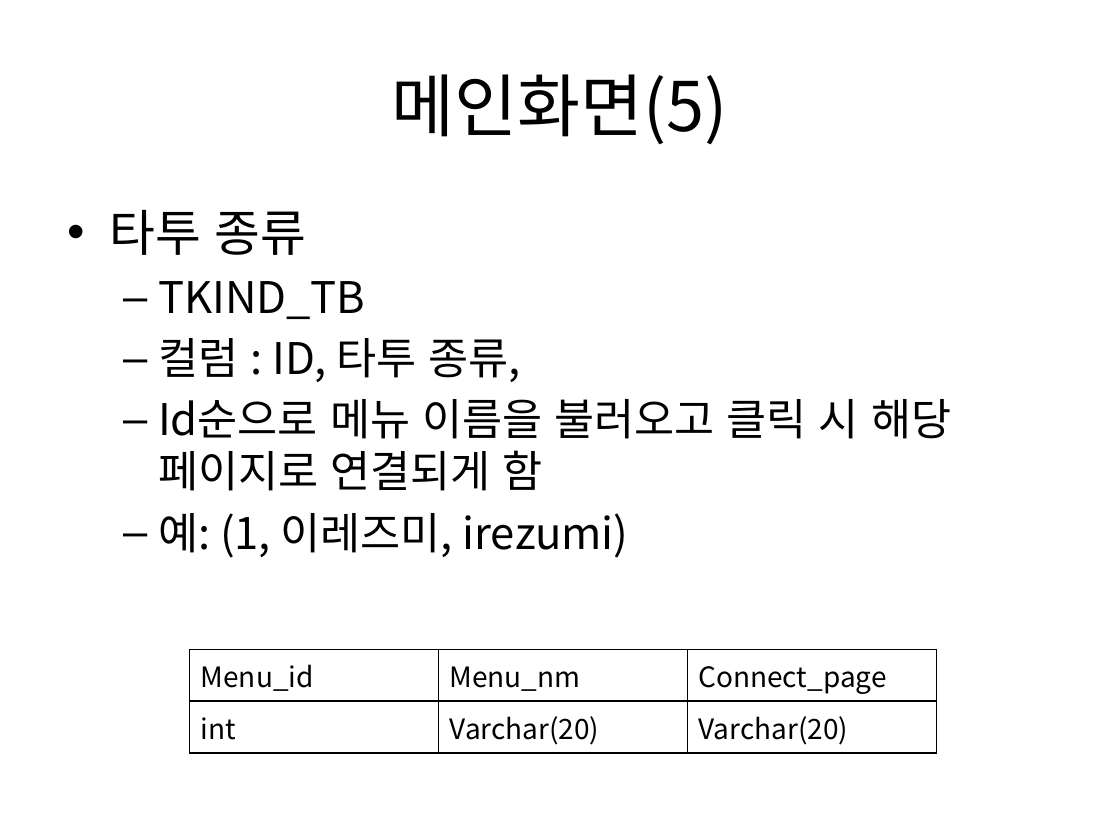
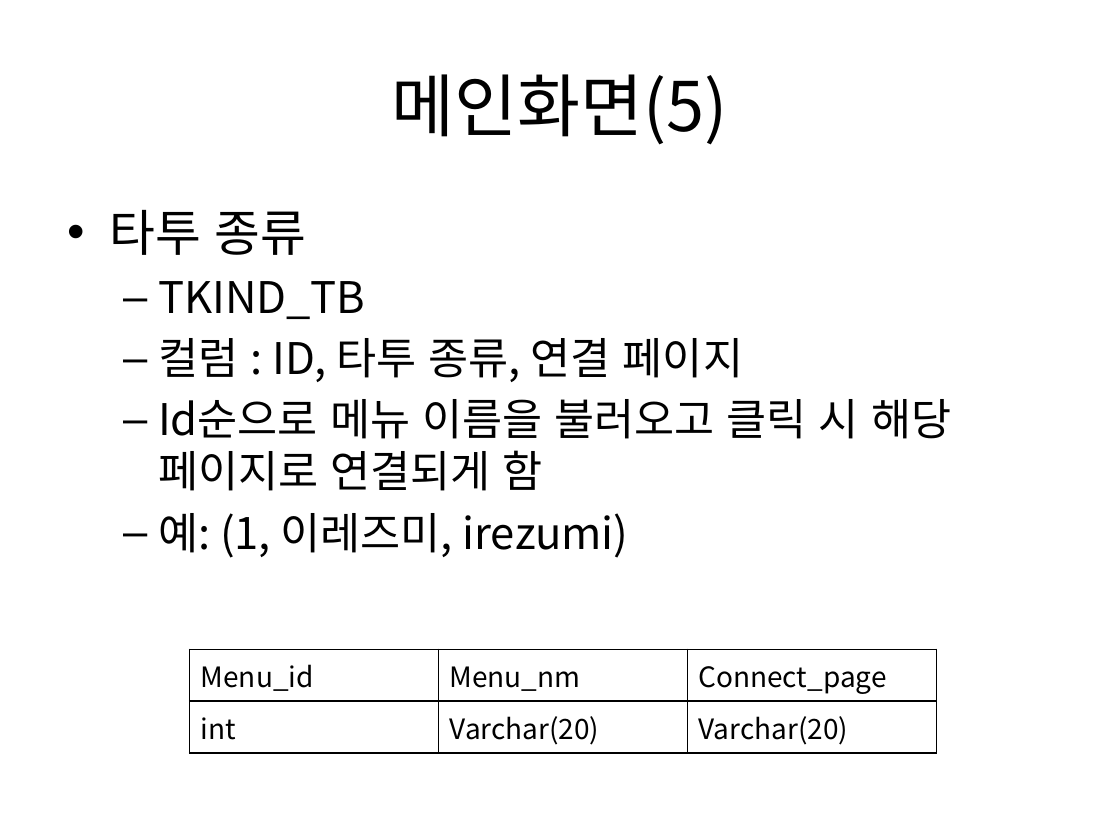
Before and after one commit to kurodari/ttm, a slide deck: slide 7 of docs/ttm DB설계.pptx. Drawn at 1120x840 pixels with LibreOffice and Linux fonts; fonts in the diff are those of the drawing. Boxes give left, top, right and bottom in pixels: in the first picture for what was removed or moved away, otherwise in the second. Text is boxed around its words. In the diff, an @@ line names an element or a change of style, - is before the commit and + after.

```diff
--- a/docs/ttm DB설계.pptx
+++ b/docs/ttm DB설계.pptx
@@ text at (x1=158, y1=338, x2=743, y2=382): text changed @@
-  – 컬럼 : ID, 타투 종류,
+  – 컬럼 : ID, 타투 종류, 연결 페이지
```
Also in this commit, not shown: 1 other slide changed, 1 slide added.
